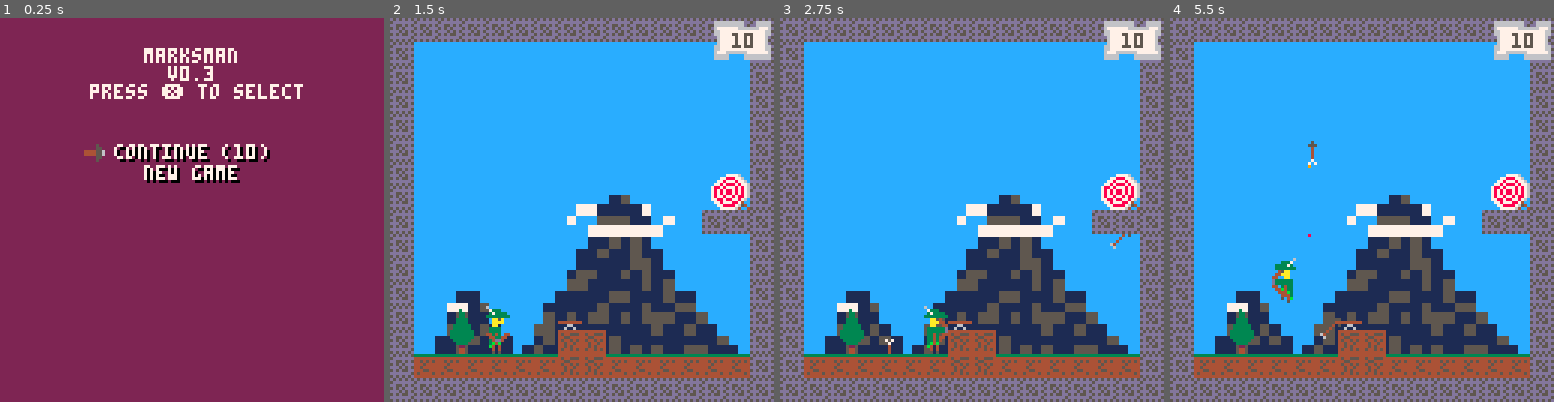
Above: before the commit, frames 1-4 (left to right).
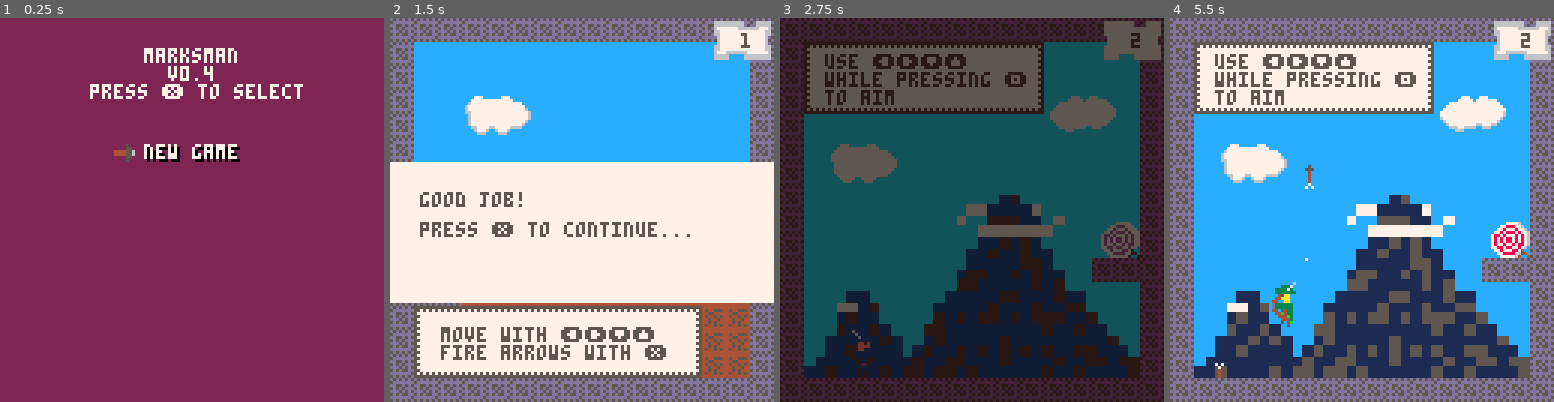
Above: after the commit, the same moments.

Repository: tupini07/games
Game: PICO-8 cartridge marksman-p/marksman.p8
Same seed, same stepped clock (60 frames per second), same inputs: the game is played once before the commit and once after it.
Inputs:
- Up to frame 1 (0.25 s): no input
- Up to frame 2 (1.5 s): tap X (X key) at 0.33, 1.07 s; tap O (Z key) at 0.7 s
- Up to frame 3 (2.75 s): hold Right 1.6-2.1 s; tap O (Z key) at 1.7, 2.1, 2.5 s; tap X (X key) at 1.85 s; hold Up 2.15-2.42 s; hold Right from 2.47 s (still down)
- Up to frame 4 (5.5 s): tap O (Z key) every 0.4 s from 2.9 to 5.3 s; tap X (X key) at 2.97, 4.08, 5.2 s; release Right at 3.03 s; hold Left 3.08-3.58 s; hold Down 3.63-3.97 s; hold Right 4.02-4.68 s; hold Up 4.73-5.03 s; hold Left from 5.08 s (still down)

The runs differ from the first frame. In frame 1, 2.3% of the frame differs, in the area x 21-71%, y 12-43%; in frame 2, 53%; in frame 3, 100%, in the area x 0-100%, y 0-100%; in frame 4, 25%.

Commit message:
version 0.4 release

Diff:
--- a/marksman-p/marksman.p8
+++ b/marksman-p/marksman.p8
@@ -8,7 +8,9 @@
 local save_data_points = {current_level = 1}
 
 local function load_save_data()
-    SAVE_DATA.current_level = 10 -- dget(save_data_points.current_level)
+    local set_level = dget(save_data_points.current_level)
+    if set_level == nil or set_level == 0 then set_level = 1 end
+    SAVE_DATA.current_level = set_level
 end
 
 return {
@@ -1514,7 +1516,7 @@
     cls(2)
     color(7)
     print_utils.print_centered("marksman", 10)
-    print_utils.print_centered("v0.3", 16)
+    print_utils.print_centered("v0.4", 16)
     print_utils.print_centered("press ❎ to select", 22)
 
     draw_menu()
--- a/marksman-p/src/managers/savefile.lua
+++ b/marksman-p/src/managers/savefile.lua
@@ -3,7 +3,9 @@
 local save_data_points = {current_level = 1}
 
 local function load_save_data()
-    SAVE_DATA.current_level = dget(save_data_points.current_level)
+    local set_level = dget(save_data_points.current_level)
+    if set_level == nil or set_level == 0 then set_level = 1 end
+    SAVE_DATA.current_level = set_level
 end
 
 return {
--- a/marksman-p/src/states/intro_state.lua
+++ b/marksman-p/src/states/intro_state.lua
@@ -89,7 +89,7 @@
     cls(2)
     color(7)
     print_utils.print_centered("marksman", 10)
-    print_utils.print_centered("v0.3", 16)
+    print_utils.print_centered("v0.4", 16)
     print_utils.print_centered("press ❎ to select", 22)
 
     draw_menu()
Not shown, changed: the music (__music__) section of marksman-p/marksman.p8
Not shown, changed: the sound effects (__sfx__) section of marksman-p/marksman.p8
